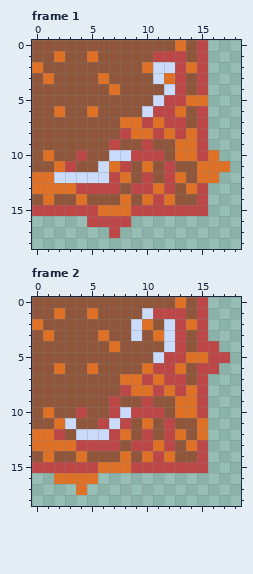
Two states of a pixel-art file, Beyond The Scrap/Assets/ItemSprite/Outercorner.aseprite. This is how it looked before the edit.
32x32 pixels, 4 frames. Shown: frame 1: x 0..18, y 0..18; frame 2: x 0..18, y 0..18. The commit also changed other frames, which this record leaves out.
After:
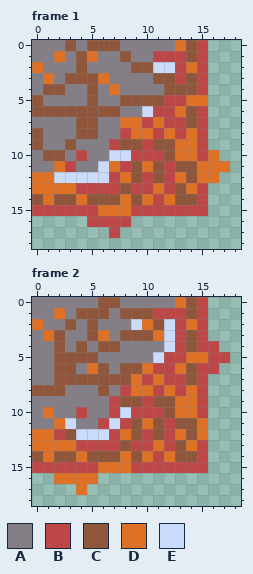
Palette (. is transparent): A #847e87  B #bd4747  C #8f563b  D #df7126  E #cbdbfc
Change:
Changed rows in their new state; - is an unchanged pixel.
Frame 1:
first column x 0:
 0 AAA-A---AAAAA-
 1 AA-A--AA-AA---
 2 -AAA-AAAA-C---
 3 A-A----AAAACC-
 4 A--AA-A-AAAACC
 5 -AAAA-AA---C--
 6 --C--C--AA----
 7 AAAA--AA------
 8 -AAA--AA------
 9 -AA-AAA-------
10 AC-A-AA-------
11 AA--AA--------
Frame 2:
first column x 0:
 0 AAAAAA--AAAAA
 1 AA-A-C-A--C--
 2 -AA-A-AAA----
 3 A--AA--A-C---
 4 AA-A-A-CAAAA-
 5 AA----AAAAA--
 6 AAC-A--A-----
 7 AA------C----
 8 ---AAA-A-----
 9 AAAAAAA------
10 A-AA-AA------
11 AA--AA-------
